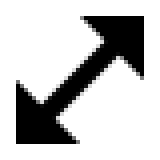
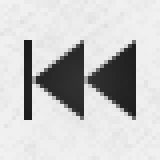
Layered file, before and after one edit (w=160, h=160). Changes by layer:
added group "FX FG" with 2 layers above "fullscreen" over [0, 0, 160, 160]
added layer "FX" (20%) in group "FX FG" over [0, 0, 160, 160]
added layer "surfaceFX FG" (5%) in group "FX FG" over [0, 0, 160, 160]
hid "fullscreen" over [16, 16, 144, 144]
showed "Skip" over [24, 40, 136, 120]
added group "FX BG" with 2 layers over [0, 0, 160, 160]
added layer "surfaceFX BG" (20%) in group "FX BG" over [0, 0, 160, 160]
added layer "BGcolor" (50%) in group "FX BG" over [0, 0, 160, 160]
